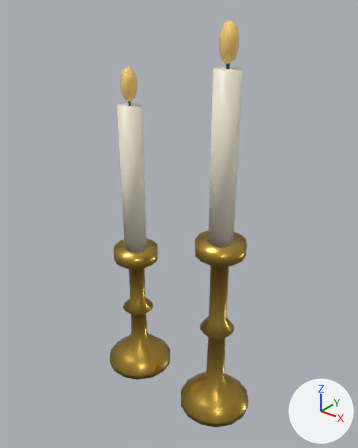
One commit to the glTF model web/public/assets/models/tabletop/candlesticks.glb: the scene before it, then after it.
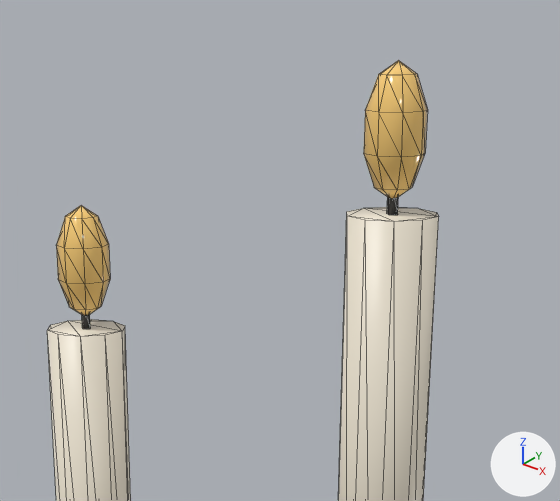
Each version appears first whole from a 50 mm lens placed at (0.254, -0.312, 0.376), pointed at (0.002, 0.004, 0.18), and next in a close-up on the part from 28% to 79% of the width and 0% to 36% of the height. Arrows for +X, +Y and +Z are at lower right; the lights stay in place. The first two pictures are the older version. The close-ups show mesh edges as thin lines. Vertices at exactly the same position are counted once.

Before the edit, the objects in view are built like this:
```python
me_candlesticks = bpy.data.meshes.new('candlesticks')
me_candlesticks.from_pydata(...)  # 408 vertices, 784 faces; spans x -0.084..0.084, y -0.033..0.033, z 0.0..0.353
# faces by material slot: [560, 72, 24, 128]
me_candlesticks.materials.append(mat_brass)  # yellow #c9a54a
me_candlesticks.materials.append(mat_candle)  # pale yellow #f4ebd8
me_candlesticks.materials.append(mat_dark)  # black #2b2c2e
me_candlesticks.materials.append(mat_flame)  # orange #ffd27a
ob_candlesticks = bpy.data.objects.new('candlesticks', me_candlesticks)
ob_candlesticks.location = (0.0, 0.0, 0.0)
```
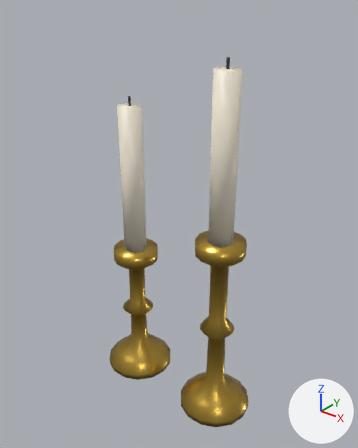
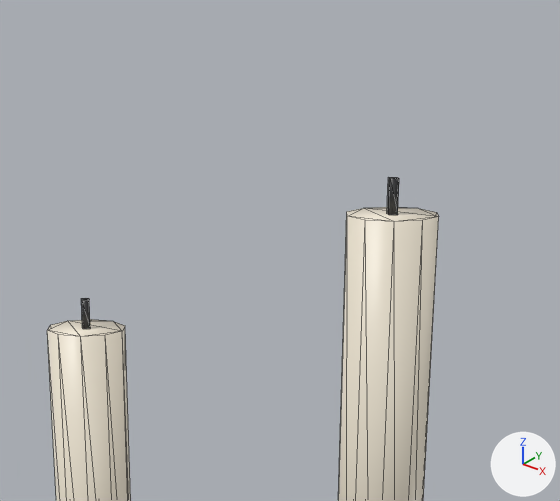
Changed parts and their boxes [x1, y1, x2, y2] in the close-ups (560 x 501 px):
'candlesticks', reshaped: before [47, 60, 439, 501]; after [47, 177, 439, 501]
part 1 of me_candlesticks, deleted (orange): before [364, 60, 428, 198]
part 2 of me_candlesticks, deleted (orange): before [56, 205, 110, 315]

Patch to the scene script:
```diff
--- a/web/public/assets/models/tabletop/candlesticks.glb.py
+++ b/web/public/assets/models/tabletop/candlesticks.glb.py
@@ me_candlesticks @@
 # used by ob_candlesticks; location = (0.0, 0.0, 0.0)
-me_candlesticks.from_pydata(...)  # 408 vertices, 784 faces; spans x -0.084..0.084, y -0.033..0.033, z 0.0..0.353
+me_candlesticks.from_pydata(...)  # 340 vertices, 656 faces; spans x -0.084..0.084, y -0.033..0.033, z 0.0..0.328
+# me_candlesticks part 1: the loose piece of 34 vertices spanning x 0.043..0.057, y -0.007..0.007, z 0.323..0.353 is deleted
+# me_candlesticks part 2: the loose piece of 34 vertices spanning x -0.057..-0.043, y -0.007..0.007, z 0.283..0.313 is deleted
 me_candlesticks.materials.append(mat_brass)
@@ me_candlesticks @@
 me_candlesticks.materials.append(mat_dark)
-me_candlesticks.materials.append(mat_flame)  # orange #ffd27a
```
